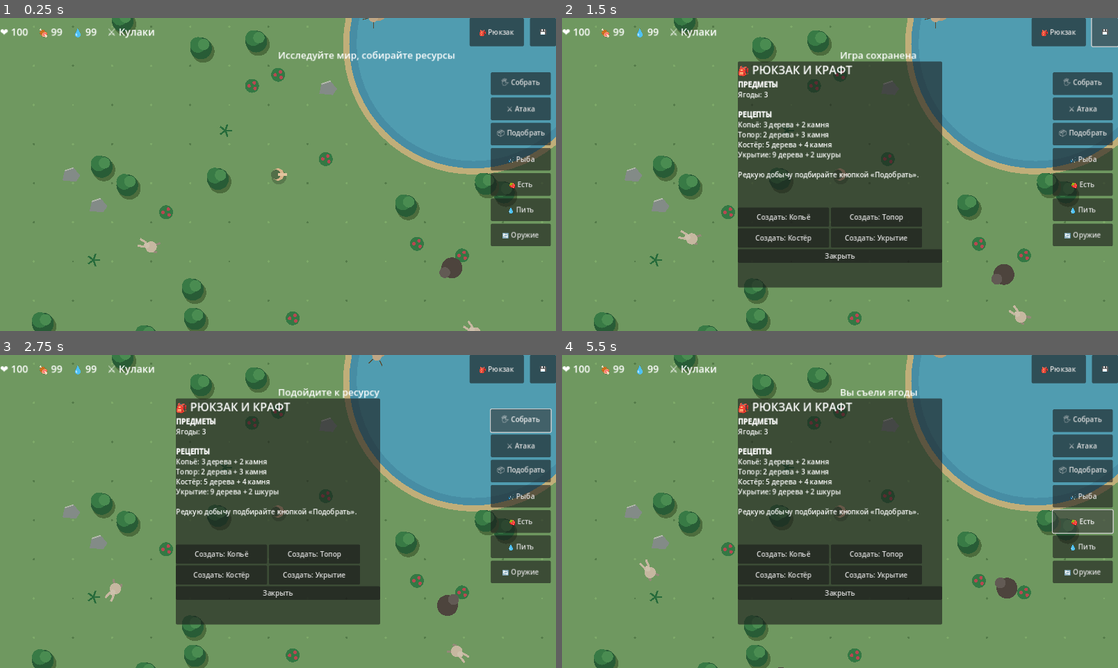
Above: before the commit, frames 1-4 (two rows, left to right).
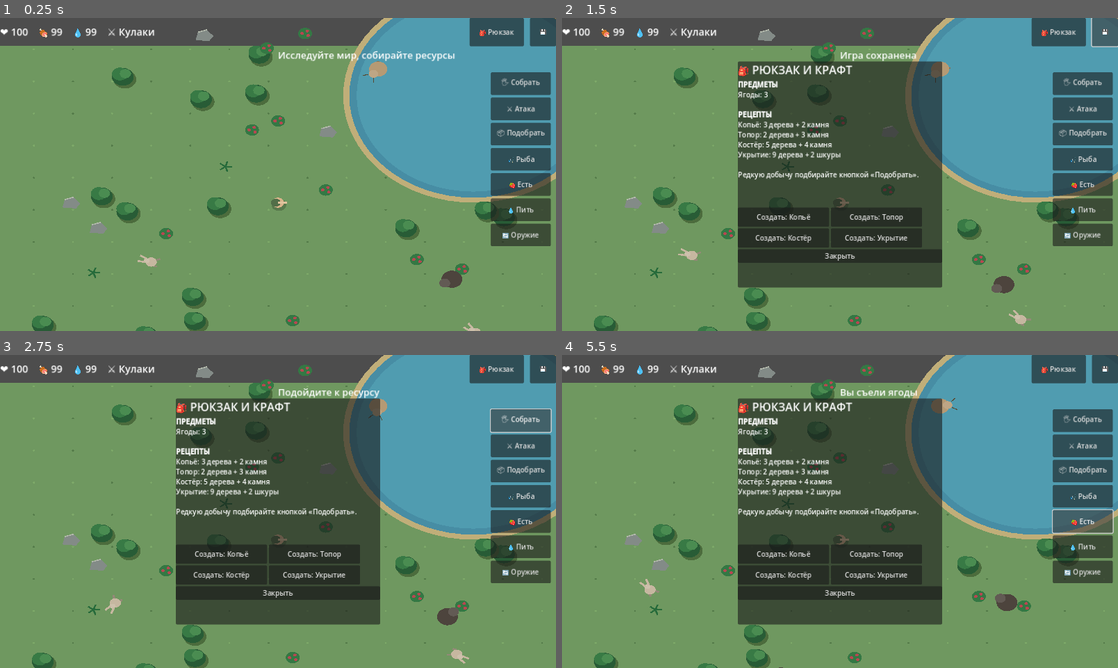
Above: after the commit, the same moments.

Repository: hjz2tz7cgv-ctrl/DikiyKrayGodot
Game: Godot game, scene res://scenes/main.tscn
The game is run twice, just before and just after one commit, with the same random seed, the same clock (stepped at 60 frames per second) and the same inputs.
Inputs:
- Up to frame 1 (0.25 s): no input
- Up to frame 2 (1.5 s): click "🎒 Рюкзак" at 0.5 s; click "💾" at 1.25 s
- Up to frame 3 (2.75 s): click "🖐 Собрать" at 2 s
- Up to frame 4 (5.5 s): click "⚔ Атака" at 2.75 s; click "📦 Подобрать" at 3.5 s; click "🎣 Рыба" at 4.25 s; click "🍓 Есть" at 5 s

The runs differ from the first frame. In frame 1, 17% of the frame differs, in the area x 0-100%, y 0-100%; in frame 2, 16%; in frame 3, 16%; in frame 4, 16%.

Commit message:
Add files via upload

Diff:
--- a/scripts/main.gd
+++ b/scripts/main.gd
@@ -3,6 +3,8 @@
 const SAVE_PATH := "user://dikiy_krai.save"
 const WORLD := Vector2(2800, 2000)
 const SPEED := 185.0
+# Мягкий псевдо-3D наклон: 1.0 = вид строго сверху.
+const VIEW_TILT := 0.82
 var player := Vector2(1400, 1000)
 var facing := Vector2.RIGHT
 var health := 100.0
@@ -99,10 +101,14 @@
 
 func _draw() -> void:
 	var view := get_viewport_rect().size
-	var camera := player - view*0.5
-	draw_rect(Rect2(Vector2.ZERO,view), Color("6f9860"))
+	# Сжимаем вертикальную ось мира, оставляя интерфейс без изменений.
+	# Камера остаётся на персонаже, а область рисования расширяется.
+	var world_view := Vector2(view.x, view.y / VIEW_TILT)
+	var camera := player - world_view * 0.5
+	draw_set_transform(Vector2(0, view.y * (1.0 - VIEW_TILT) * 0.5), 0.0, Vector2(1.0, VIEW_TILT))
+	draw_rect(Rect2(Vector2.ZERO,world_view), Color("6f9860"))
 	for x in range(int(camera.x/90)-1,int((camera.x+view.x)/90)+2):
-		for y in range(int(camera.y/90)-1,int((camera.y+view.y)/90)+2):
+		for y in range(int(camera.y/90)-1,int((camera.y+world_view.y)/90)+2):
 			var pos := Vector2(x*90+28,y*90+30)-camera
 			var seed_val := abs((x*193+y*379)%7)
 			draw_circle(pos,2.5,Color("7eaa69") if seed_val<4 else Color("547b49"))
@@ -111,7 +117,7 @@
 	draw_circle(Vector2(1850,700)-camera,269,Color("509cb0"))
 	for r in resources:
 		var p: Vector2 = r["pos"]-camera
-		if not Rect2(Vector2(-60,-60),view+Vector2(120,120)).has_point(p): continue
+		if not Rect2(Vector2(-60,-60),world_view+Vector2(120,120)).has_point(p): continue
 		match r["kind"]:
 			"tree":
 				draw_circle(p+Vector2(5,7),26,Color("4c6c3d"));draw_circle(p,25,Color("285c36"));draw_circle(p+Vector2(-7,-8),18,Color("387a45"));draw_circle(p+Vector2(6,-9),13,Color("4a8c51"))
@@ -157,6 +163,8 @@
 	draw_circle(center-facing*5,11,Color("526e48"))
 	draw_line(center,center+facing*21,Color("e1c49e"),5)
 	if weapon != "fists": draw_line(center+facing*10,center+facing*(40 if weapon=="spear" else 29),Color("d0d1c5"),4)
+	# Джойстик рисуется в обычных координатах экрана.
+	draw_set_transform(Vector2.ZERO, 0.0, Vector2.ONE)
 	if joystick_pointer != -1:
 		draw_arc(joystick_origin,55,0,TAU,40,Color(1,1,1,0.25),3)
 		draw_circle(joystick_origin+joystick_direction*40,19,Color(1,1,1,0.25))
